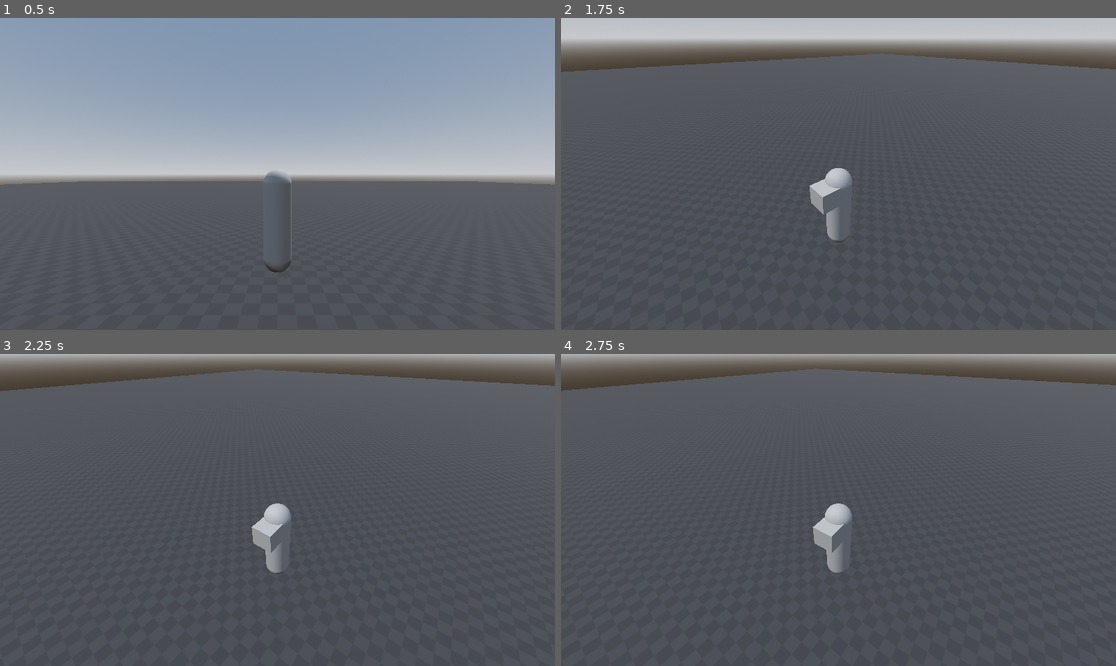
Above: before the commit, frames 1-4 (two rows, left to right).
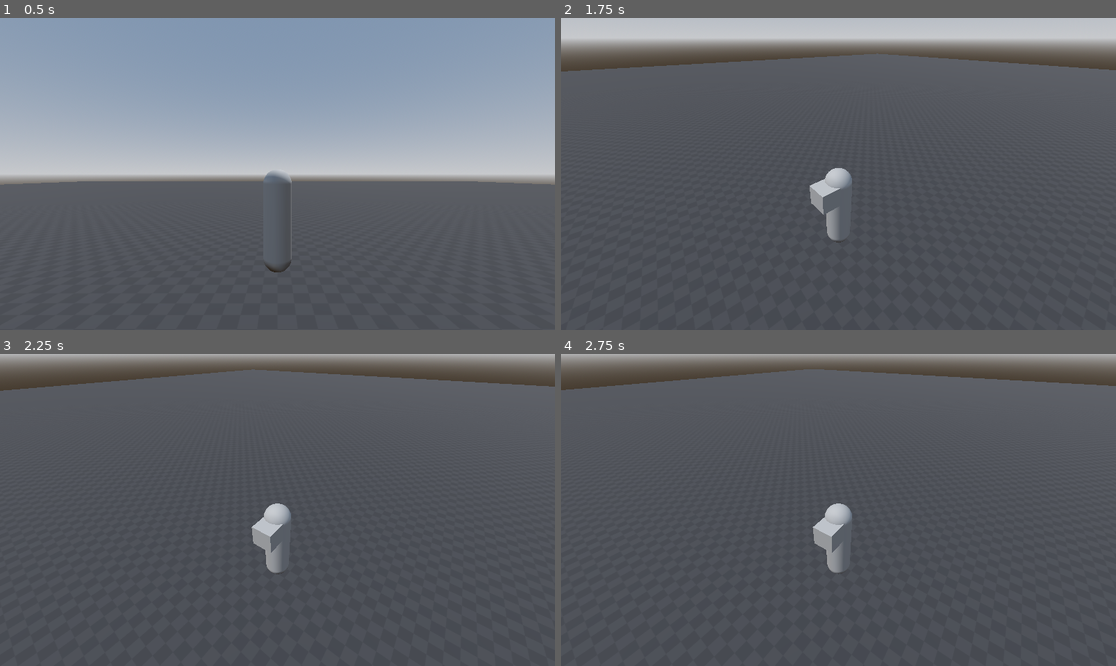
Above: after the commit, the same moments.

Repository: badkatd3s1gns/Boss-Rush-2025
Game: Godot game, scene res://scenes/world_test.tscn
The game is run twice, just before and just after one commit, with the same random seed, the same clock (stepped at 60 frames per second) and the same inputs.
Inputs (mouse positions are in pixels of both pictures, inside the frame that each line leads up to):
- Up to frame 1 (0.5 s): no input
- Up to frame 2 (1.75 s): tap Enter at 0.5 s; move the mouse to (866, 174) at 0.52 s; hold Shift (player_run) 0.53-1.28 s; hold W (m_forward) from 0.53 s (still down); tap Space at 1.25 s; move the mouse to (810, 174) at 1.27 s; tap C (change_camera) at 1.35 s; tap Shift (player_run) at 1.55 s
- Up to frame 3 (2.25 s): keep holding W (m_forward); move the mouse to (288, 503) at 2.02 s; hold Shift (player_run) from 2.03 s (still down)
- Up to frame 4 (2.75 s): keep holding W (m_forward); keep holding Shift (player_run)

Frame 1 is identical in both runs. In frame 2, 0.1% of the frame differs, in the area x 0-100%, y 11-18%; in frame 3, 0.2%, in the area x 0-100%, y 4-13%; in frame 4, 0.2%.

Commit message:
feat: jump

Diff:
--- a/scripts/gameplay/actors/player/obj_player.gd
+++ b/scripts/gameplay/actors/player/obj_player.gd
@@ -10,13 +10,14 @@
 }
 
 @export_group("Player")
-@export var SPEED_WALK = 4
-@export var SPEED_RUN = 6
+@export var SPEED_WALK:int = 4
+@export var SPEED_RUN:int = 6
+@export var JUMP_FORCE:int = 5
 var SPEED_ACCEL = 30
 
 @export_group("Flags")
 @export var CAN_MOVE:bool = true
-@export var CAN_RUN = true
+@export var CAN_RUN:bool = true
 @export var GRAVITY_ON:bool = true
 
 var move_dir = Vector3.ZERO
@@ -25,15 +26,17 @@
 func _physics_process(delta: float) -> void: #func movement_controller(delta):
 	match camera_controller.gameplay_index:
 		GameplayMode.ThirdPerson:
+			CAN_MOVE = true
 			thirdPerson_movement(delta)
 		GameplayMode.TopDown:
 			CAN_MOVE = false
 		GameplayMode.Platform:
+			CAN_MOVE = true
 			platform_movement(delta)
 
 	# Player Movement
 	if CAN_MOVE:
-		if Input.get_action_strength("player_run") && Input.get_action_strength("m_forward") && CAN_RUN:
+		if Input.get_action_strength("action_run") && Input.get_action_strength("m_forward") && CAN_RUN:
 			velocity.x = lerp(velocity.x, move_dir.x * SPEED_RUN, SPEED_ACCEL * delta)
 			velocity.z = lerp(velocity.z, move_dir.z * SPEED_RUN, SPEED_ACCEL * delta)
 		else:
@@ -78,6 +81,9 @@
 		var target_rotation = atan2(-move_dir.x, -move_dir.z)
 		mesh.rotation.y = lerp_angle(mesh.rotation.y, target_rotation, 5.0 * delta)
 
+	if Input.is_action_just_pressed("action_jump") and is_on_floor():
+		velocity.y = JUMP_FORCE
+
 # I didn't know you could do this, assigning a function to a variable
 # a6x: amazing
 #func _test():
